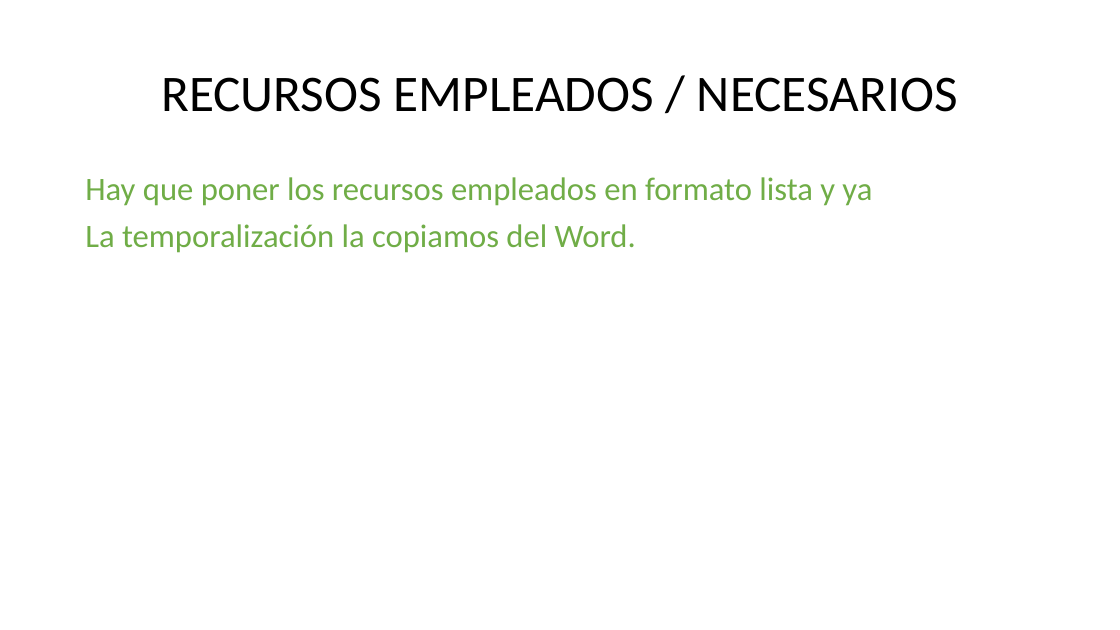
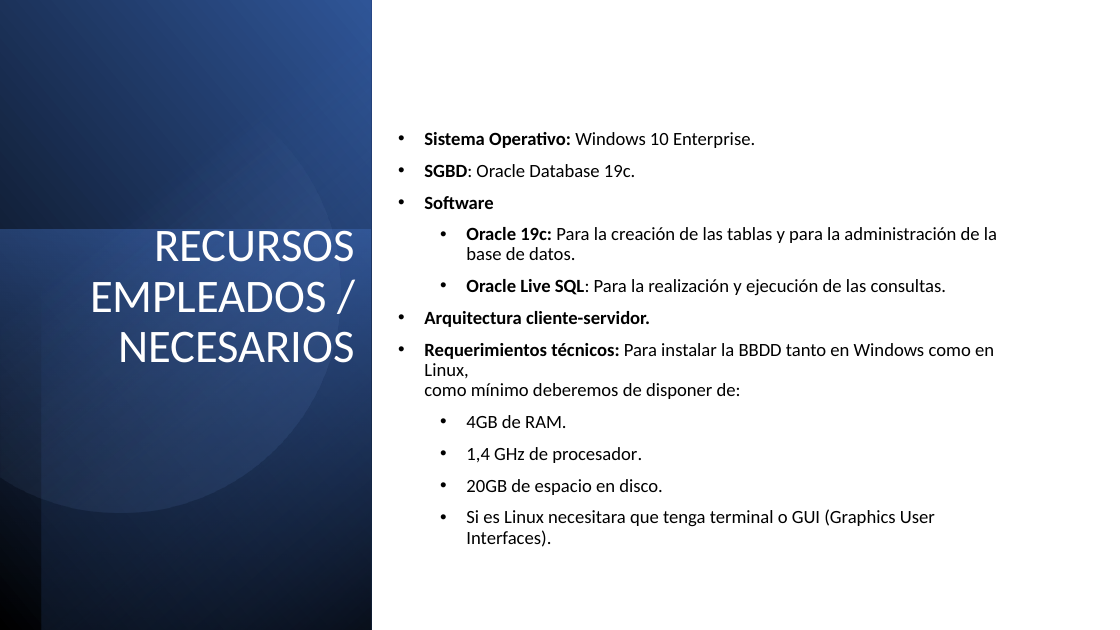
Before and after one commit to maraloeDev/Proyecto-de-Bases-de-Datos, a slide deck: slide 19 of Docs/Finales/Defensa proyecto intermodular.pptx. Drawn at 1120x630 pixels with LibreOffice and Linux fonts; fonts in the diff are those of the drawing. Boxes give left, top, right and bottom in pixels: in the first picture for what was removed or moved away, otherwise in the second. Text is boxed around its words. In the diff, an @@ line names an element or a change of style, - is before the commit and + after.

```diff
--- a/Docs/Finales/Defensa proyecto intermodular.pptx
+++ b/Docs/Finales/Defensa proyecto intermodular.pptx
@@ rectangle added at box(0, 0, 371, 630), fill gradient #000000 to #2F5597 @@
@@ rectangle added at box(42, 0, 371, 630), fill gradient #000000 to #4472C4 @@
@@ freeform shape added at box(0, 44, 380, 552), fill gradient #8FAADC to #2F5597 @@
@@ text added at box(424, 132, 997, 547), 16 pt, text #000000 @@
+• Sistema Operativo: Windows 10 Enterprise.
+• SGBD: Oracle Database 19c.
+• Software
+    • Oracle 19c: Para la creación de las tablas y para la administración de la base de datos.
+    • Oracle Live SQL: Para la realización y ejecución de las consultas.
+• Arquitectura cliente-servidor.
+• Requerimientos técnicos: Para instalar la BBDD tanto en Windows como en Linux,
+  como mínimo deberemos de disponer de:
+    • 4GB de RAM.
+    • 1,4 GHz de procesador.
+    • 20GB de espacio en disco.
+    • Si es Linux necesitara que tenga terminal o GUI (Graphics User Interfaces).
@@ text removed at box(85, 177, 872, 253) @@
-Hay que poner los recursos empleados en formato lista y ya
-La temporalización la copiamos del Word.
@@ rectangle added at box(0, 230, 371, 630), fill gradient #4472C4 to #203864 @@
@@ title "RECURSOS EMPLEADOS / NECESARIOS": place and size @@
-title "RECURSOS EMPLEADOS / NECESARIOS" at box(161, 77, 958, 112)
+title "RECURSOS EMPLEADOS / NECESARIOS" at box(90, 222, 355, 363)
@@ title "RECURSOS EMPLEADOS / NECESARIOS" at box(90, 222, 355, 363): size 44 to 40 pt, text colour #000000 to #FFFFFF; alignment centre to right; vertical alignment middle to top @@
```
Also in this commit, not shown: 13 other slides changed, 1 slide added, 5 other files.
